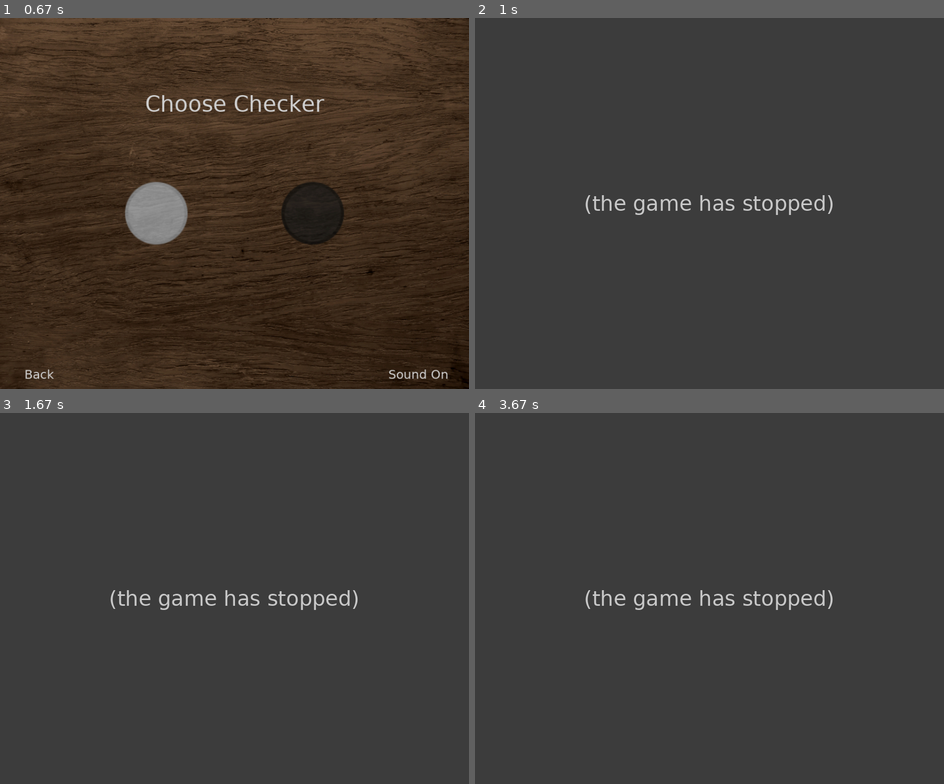
Above: before the commit, frames 1-4 (two rows, left to right).
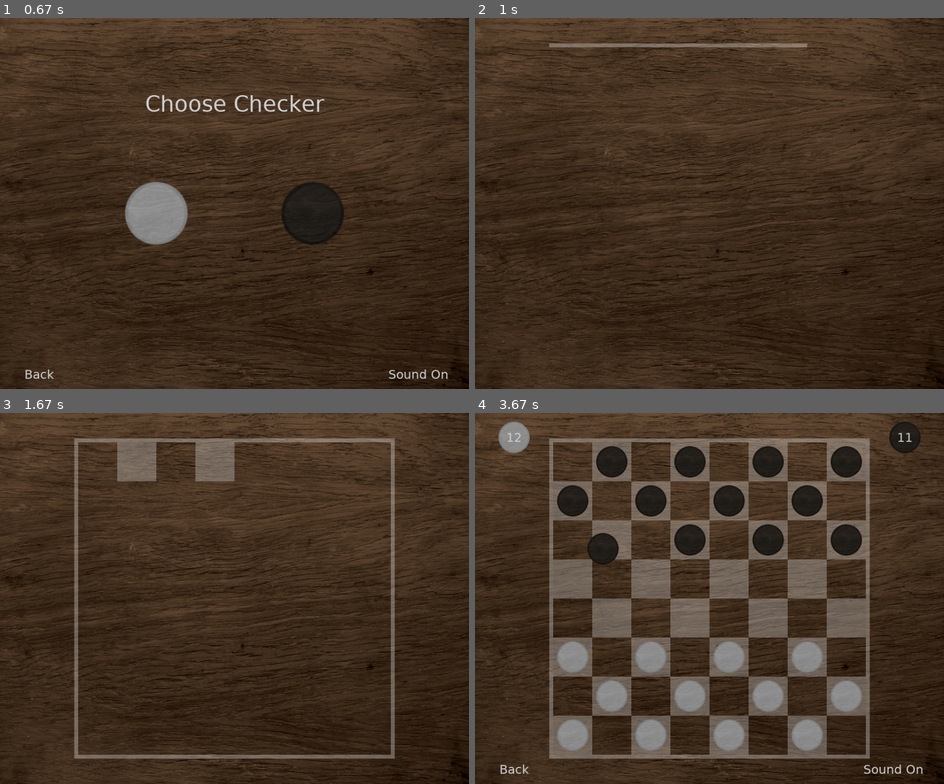
Above: after the commit, the same moments.

Repository: Greenpaul11/Python_Projects
Game: pygame game, started from CHECKERS_PYGAME/checkers/play.py
Two runs of this game, one before a commit and one after it. Both use one fixed random seed, a clock stepped at 60 frames per second and the inputs below.
Inputs (mouse positions are in pixels of both pictures, inside the frame that each line leads up to):
- Up to frame 1 (0.67 s): click "Second Human Player" at 0.38 s
- Up to frame 2 (1 s): click (789, 214) at 0.72 s
- Up to frame 3 (1.67 s): no input
- Up to frame 4 (3.67 s): click (606, 531) at 3.13 s; click (573, 579) at 3.45 s

Frame 1 is identical in both runs. In frame 2, 85% of the frame differs, in the area x 0-100%, y 0-100%; in frame 3, 86%; in frame 4, 90%.
Error before the commit: UnboundLocalError: cannot access local variable 'board' where it is not associated with a va...; the game stopped at 0.87 s (later frames are placeholders)

Commit message:
Update play.py

Diff:
--- a/CHECKERS_PYGAME/checkers/play.py
+++ b/CHECKERS_PYGAME/checkers/play.py
@@ -125,6 +125,7 @@
                         kind = True
                     else:
                         kind = False
+                    board = Board()
                     playerI = Player('black', board.board, choice, True, choice, engine)
                     playerII = Player('white', board.board, choice, kind, choice, engine)
                     play = True
